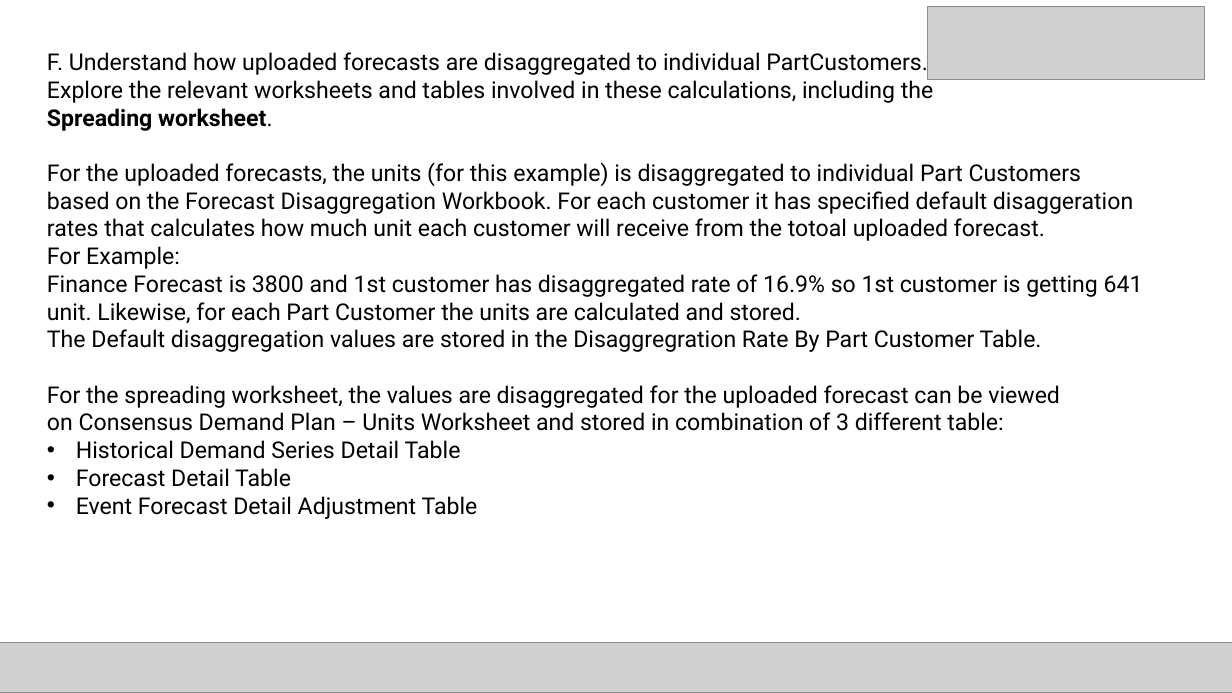
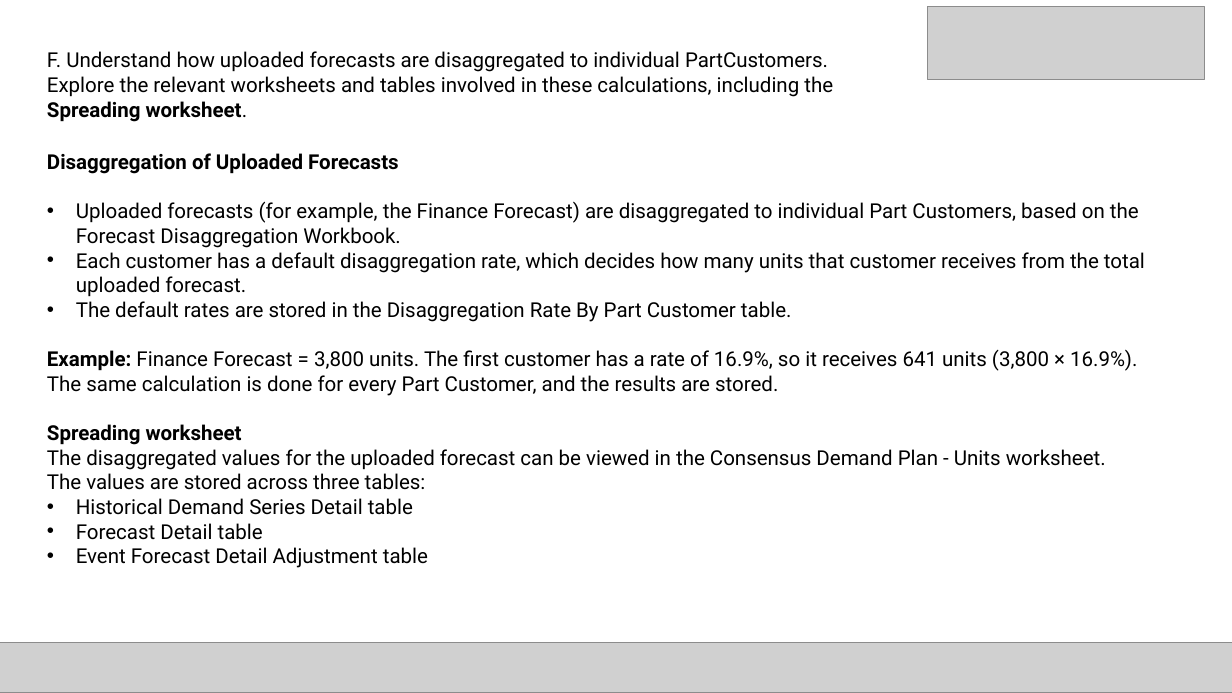
Before and after one commit to anushkundu/AI-business-report-generator, a slide deck: slide 43 of DP1 (2).pptx (slide 35 before the commit). Drawn at 1232x693 pixels with LibreOffice and Linux fonts; fonts in the diff are those of the drawing; grey boxes stand for pictures. Boxes give left, top, right and bottom in pixels: in the first picture for what was removed or moved away, otherwise in the second. Text is boxed around its words. In the diff, an @@ line names an element or a change of style, - is before the commit and + after.

```diff
--- a/DP1 (2).pptx
+++ b/DP1 (2).pptx
@@ text at <box>47,51,833,122</box>: size 18 to 16 pt in "F. Understand how uploaded forecasts are disaggregated ...", "Explore the relevant worksheets and tables involved ...", "Spreading worksheet." @@
@@ text at <box>47,153,1145,568</box>: text changed; size 18 to 16 pt @@
-For the uploaded forecasts, the units (for this example) is disaggregated to individual Part Customers based on the Forecast Disaggregation Workbook. For each customer it has specified default disaggeration rates that calculates how much unit each customer will receive from the totoal uploaded forecast.
-For Example:
-Finance Forecast is 3800 and 1st customer has disaggregated rate of 16.9% so 1st customer is getting 641 unit. Likewise, for each Part Customer the units are calculated and stored.
-The Default disaggregation values are stored in the Disaggregration Rate By Part Customer Table.
-For the spreading worksheet, the values are disaggregated for the uploaded forecast can be viewed on Consensus Demand Plan – Units Worksheet and stored in combination of 3 different table:
-• Historical Demand Series Detail Table
-• Forecast Detail Table
-• Event Forecast Detail Adjustment Table
+Disaggregation of Uploaded Forecasts
+• Uploaded forecasts (for example, the Finance Forecast) are disaggregated to individual Part Customers, based on the Forecast Disaggregation Workbook.
+• Each customer has a default disaggregation rate, which decides how many units that customer receives from the total uploaded forecast.
+• The default rates are stored in the Disaggregation Rate By Part Customer table.
+Example: Finance Forecast = 3,800 units. The first customer has a rate of 16.9%, so it receives 641 units (3,800 × 16.9%). The same calculation is done for every Part Customer, and the results are stored.
+Spreading worksheet
+The disaggregated values for the uploaded forecast can be viewed in the Consensus Demand Plan - Units worksheet.
+The values are stored across three tables:
+• Historical Demand Series Detail table
+• Forecast Detail table
+• Event Forecast Detail Adjustment table
```
Also in this commit, not shown: 28 other slides changed, 10 slides added, 3 slides removed.
